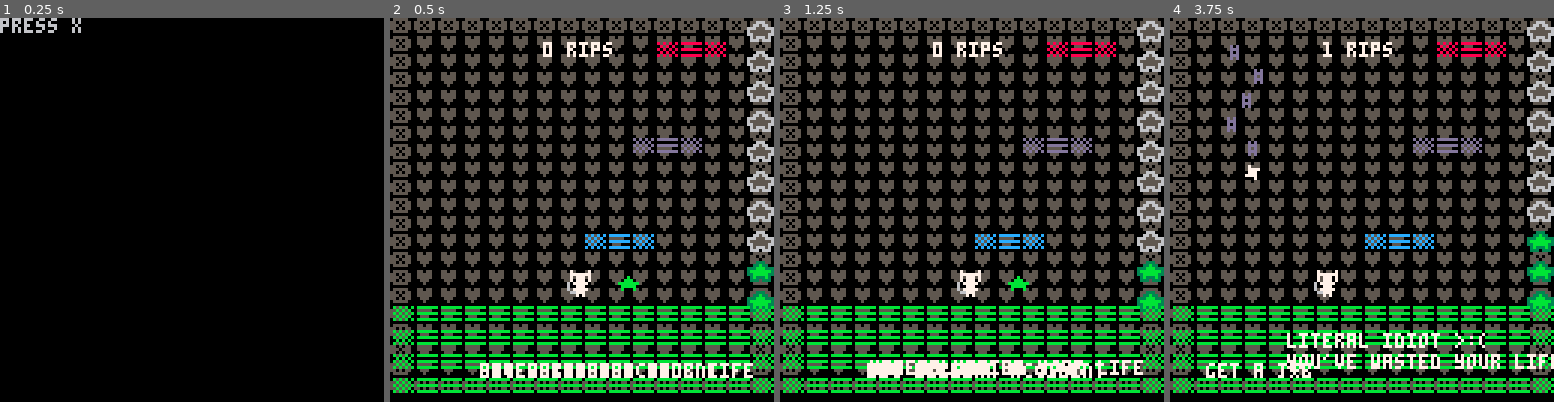
Above: before the commit, frames 1-4 (left to right).
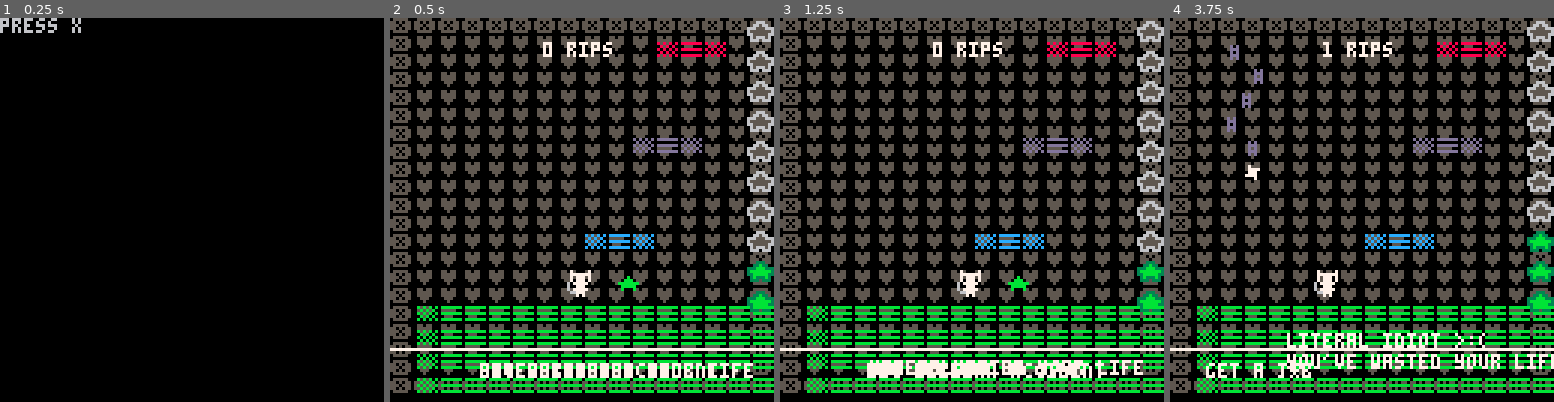
Above: after the commit, the same moments.

Repository: hypercube143/picoasciijam2026
Game: PICO-8 cartridge picoasciijam2016.p8
Two runs of this game, one before a commit and one after it. Both use one fixed random seed, a clock stepped at 60 frames per second and the inputs below.
Inputs:
- Up to frame 1 (0.25 s): no input
- Up to frame 2 (0.5 s): tap X (X key) at 0.33 s
- Up to frame 3 (1.25 s): tap X (X key) at 1.07 s
- Up to frame 4 (3.75 s): hold Right 1.6-2.1 s; tap X (X key) at 1.85, 2.97 s; hold Up 2.15-2.42 s; hold Right 2.47-3.03 s; hold Left 3.08-3.58 s; hold Down from 3.63 s (still down)

Frame 1 is identical in both runs. In frame 2, 2.0% of the frame differs, in the area x 0-100%, y 75-98%; in frame 3, 2.0%; in frame 4, 1.9%.

Commit message:
thoughts rise or smth

Diff:
--- a/picoasciijam2016.p8
+++ b/picoasciijam2016.p8
@@ -1,5 +1,5 @@
 pico-8 cartridge // http://www.pico-8.com
-version 41
+version 43
 __lua__
 --1337 420 8)
 -- vorp
@@ -80,9 +80,17 @@
     thoughts = initThoughts()
     lerpingWeeds = {}
 
+    -- UNCOMMENT THIS VERSION:
+    -- for i = 1, 5, 1 do
+    --     map_tiles[i] = platformCo(0, -16 - (8 * (i-1)), 16, 11) -- base platform player starts on (could this be a unique co later on? perhaps a nice grassy hill area?)
+    -- end
+
+    -- tEMP:
     for i = 1, 5, 1 do
-        map_tiles[i] = platformCo(0, -16 - (8 * (i-1)), 16, 11) -- base platform player starts on (could this be a unique co later on? perhaps a nice grassy hill area?)
-    end
+        map_tiles[i] = platformCo(8, -16 - (8 * (i-1)), 16, 11) -- base platform player starts on (could this be a unique co later on? perhaps a nice grassy hill area?)
+    end
+    --
+
         -- generate initial platforms
     for i = 1, 5, 1 do
         x, w = unpack(calcPlatformXPosAndWBasedOnLastPlatform())
@@ -273,22 +281,56 @@
     }
 end
 
+listOfThoughts = {"aaa", "bbb", "ccc", "ddd", "eee", "fff"}
 function checkPlayerFalling()
     local lowestPlat = map_tiles[1]
 
 
     -- thoughts rise as player falls, maybe add more thoughts as it rises so that it fills the screen.
     if p.worldY < lowestPlat.y then
-        local diff = abs(p.worldY - lowestPlat.y)
-        THOUGHT_MIN_DIST_FROM_PLAYER -= diff*10
-
-    end
-
---     if p.worldY < (lowestPlat.y - 50) then
---         --initLevelOne() -- here or somewhere else, like if go back to start menu
---         CURR_SCENE = deathScreen("you fell to your death </3")
---     end
-end
+        --local diff = abs(p.worldY - lowestPlat.y)
+        if THOUGHT_MIN_DIST_FROM_PLAYER > -80 then
+            THOUGHT_MIN_DIST_FROM_PLAYER -= 1
+        end
+
+        -- stop increasing once highest thought reaches 0
+        if getHighestThought().co.y > 0 then
+            local thing = 0
+            for th in all(thoughts) do
+                --if t%10 == 0 then th.co.y -= 1 end
+                if thing%2 == 0 then
+                    th.co.y -= 1
+                else
+                    th.co.y -= 0.5
+                end
+                thing += 1
+
+
+            if #thoughts < 50 then
+                local thot = listOfThoughts[1+flr(rnd(#listOfThoughts))]
+                -- del(listOfThoughts, thot) -- ad listOfThoughts to lvl1 init
+                local x = flr(rnd(129))
+                local y = 128
+                add(thoughts, thought(x, y, 7, thot))
+            end
+
+        end
+        end
+    end
+    if p.worldY < (lowestPlat.y - 300) then
+        --initLevelOne() -- here or somewhere else, like if go back to start menu
+        CURR_SCENE = deathScreen("you fell to your death </3")
+    end
+end
+
+function getHighestThought()
+    local hi = thoughts[1]
+    for th in all(thoughts) do
+        if th.co.y < hi.co.y then hi = th end
+    end
+    return hi
+end
+
 
 upBtnJustPressed = false
 function movePlayer(colliders)
@@ -666,8 +708,8 @@
 
 function drawThoughts()
     -- linw of top and bot of thoughts:
-    -- line(0, p.y + MIN_DIST_FROM_PLAYER, 128, p.y + MIN_DIST_FROM_PLAYER, 7)
-    -- line(0, p.y + MAX_DIST_FROM_PLAYER, 128, p.y + MAX_DIST_FROM_PLAYER, 9)
+    line(0, p.y + THOUGHT_MIN_DIST_FROM_PLAYER, 128, p.y + THOUGHT_MIN_DIST_FROM_PLAYER, 7)
+    line(0, p.y + THOUGHT_MAX_DIST_FROM_PLAYER, 128, p.y + THOUGHT_MAX_DIST_FROM_PLAYER, 9)
 
     for t in all(thoughts) do
         t.co.draw(t.co.x, t.co.y)
